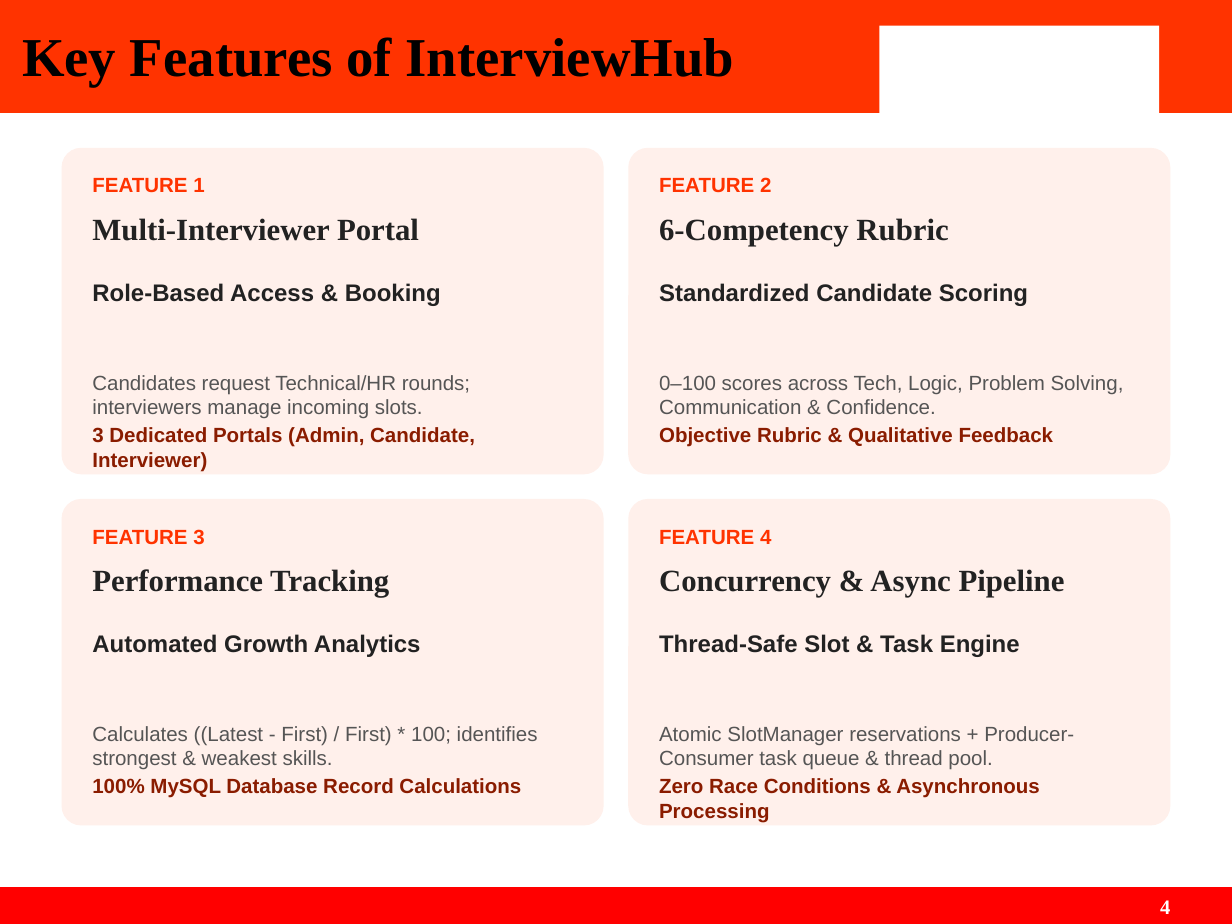
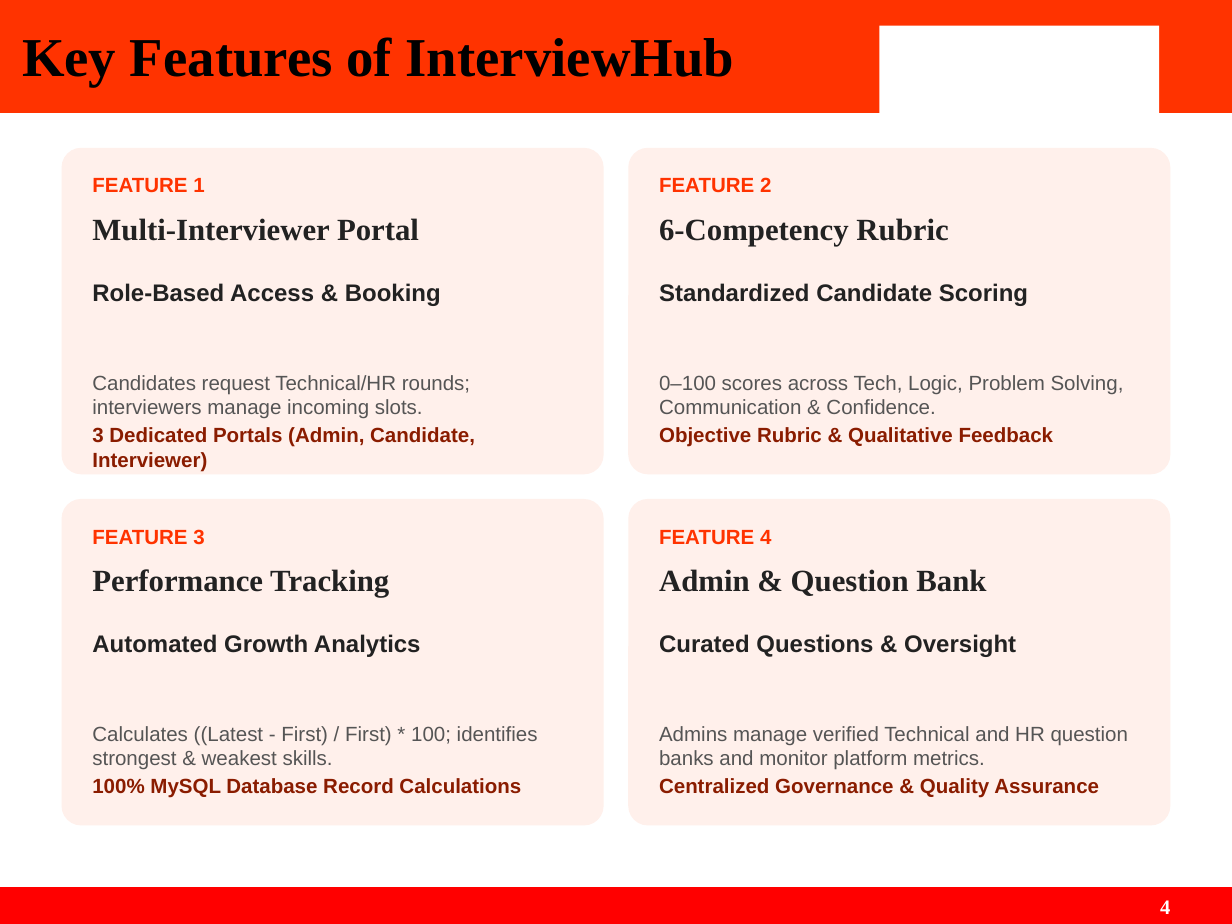
Before and after one commit to Siddhika2805/backend, a slide deck: slide 4 of InterviewHub_Presentation.pptx. Drawn at 1232x924 pixels with LibreOffice and Linux fonts; fonts in the diff are those of the drawing; background and template pictures are left out. Boxes give left, top, right and bottom in pixels: in the first picture for what was removed or moved away, otherwise in the second. Text is boxed around its words. In the diff, an @@ line names an element or a change of style, - is before the commit and + after.

Commit message:
docs(presentation): simplify objectives, update Feature 4 to Admin & Question Bank, and add 6-step user journey slide

```diff
--- a/InterviewHub_Presentation.pptx
+++ b/InterviewHub_Presentation.pptx
@@ text at [659, 569, 986, 596]: text changed @@
-Concurrency & Async Pipeline
+Admin & Question Bank
@@ text at [659, 634, 1016, 657]: text changed @@
-Thread-Safe Slot & Task Engine
+Curated Questions & Oversight
@@ text at [659, 726, 1128, 798]: text changed @@
-Atomic SlotManager reservations + Producer-Consumer task queue & thread pool.
-Zero Race Conditions & Asynchronous Processing
+Admins manage verified Technical and HR question banks and monitor platform metrics.
+Centralized Governance & Quality Assurance
```
Also in this commit, not shown: 2 other slides changed, 1 other file.
